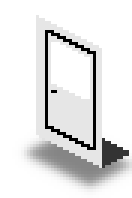
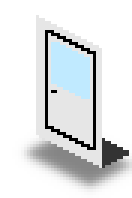
Before/after of a 132 x 198 layered artwork. What changed in the layer stack:
added layer "Glass copy" above "Shadow copy" over box(51, 42, 90, 99)
